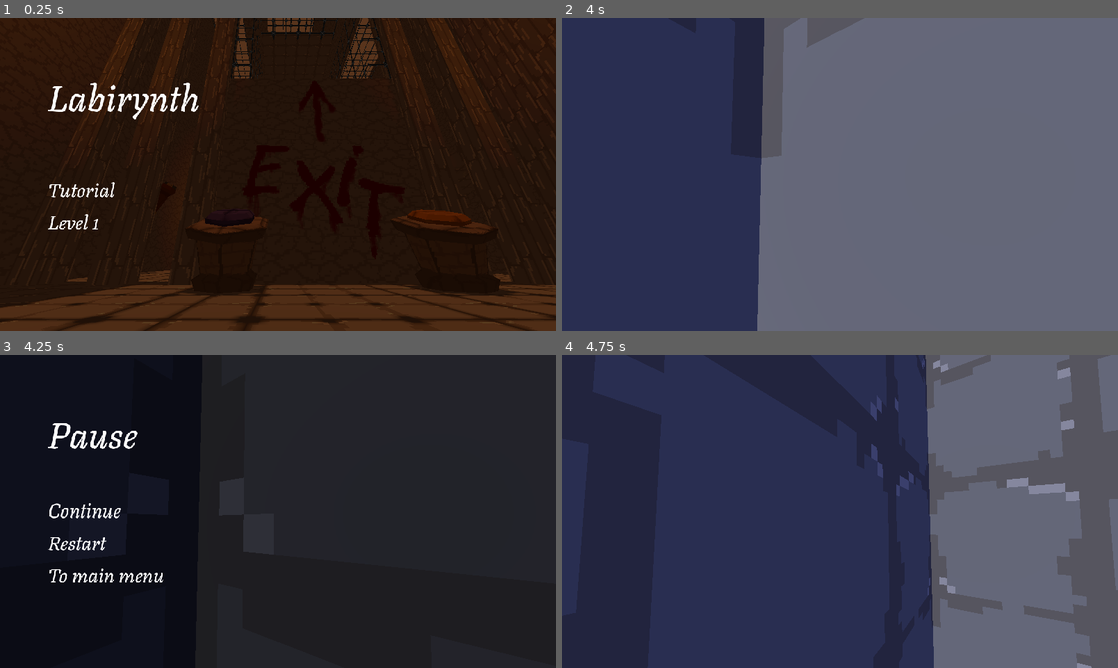
Above: before the commit, frames 1-4 (two rows, left to right).
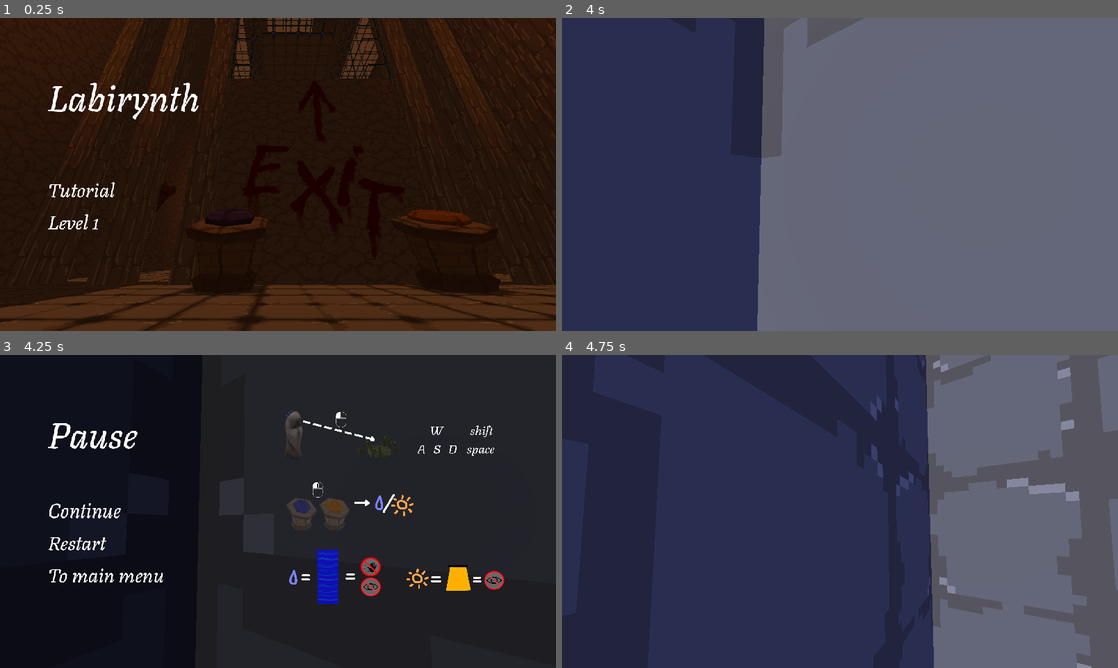
Above: after the commit, the same moments.

Repository: ThreeCoffees/HackYeah2025
Game: Godot game, scene res://levels/main_menu.tscn
Two runs of this game, one before a commit and one after it. Both use one fixed random seed, a clock stepped at 60 frames per second and the inputs below.
Inputs (mouse positions are in pixels of both pictures, inside the frame that each line leads up to):
- Up to frame 1 (0.25 s): no input
- Up to frame 2 (4 s): move the mouse to (723, 187) at 0.52 s; hold D (move_right) 0.53-1.28 s; click (723, 187) at 0.6 s; tap Space (jump) at 0.77, 1.52, 3.02, 3.77 s; move the mouse to (812, 174) at 1.27 s; hold W (move_forward) from 1.28 s (still down); click (812, 174) at 1.35 s; move the mouse to (851, 168) at 2.02 s; click (851, 168) at 2.1 s; move the mouse to (834, 180) at 2.77 s; click (834, 180) at 2.85 s; tap Enter at 3.5 s; move the mouse to (878, 177) at 3.52 s; click (878, 177) at 3.6 s
- Up to frame 3 (4.25 s): keep holding W (move_forward); tap Escape (pause) at 4.15 s
- Up to frame 4 (4.75 s): move the mouse to (723, 508) at 4.27 s; release W (move_forward) at 4.28 s; hold A (move_left) from 4.28 s (still down); click (723, 508) at 4.35 s; tap Space (jump) at 4.52 s

Frames 1-2 are identical in both runs. In frame 3, 2.9% of the frame differs, in the area x 51-91%, y 17-80%; in frame 4, nothing differs.

Commit message:
added pause tutorial

Diff:
--- a/ui/PauseMenu.tscn
+++ b/ui/PauseMenu.tscn
@@ -1,8 +1,9 @@
-[gd_scene load_steps=4 format=3 uid="uid://bc8aagpd2mxau"]
+[gd_scene load_steps=5 format=3 uid="uid://bc8aagpd2mxau"]
 
 [ext_resource type="Script" uid="uid://dh8jkvqods02" path="res://ui/pause_menu.gd" id="1_c7v6e"]
 [ext_resource type="FontFile" uid="uid://cxrrbcifna6m1" path="res://assets/Texturina-Italic-VariableFont_opsz,wght.ttf" id="2_4dg4t"]
 [ext_resource type="Script" uid="uid://wockr5qc1wdb" path="res://ui/pause_menu_button.gd" id="3_1q10k"]
+[ext_resource type="Texture2D" uid="uid://br1rfirfror0e" path="res://assets/pause_tutorial.png" id="4_4dg4t"]
 
 [node name="PauseMenu" type="Control"]
 layout_mode = 3
@@ -77,9 +78,19 @@
 fit_content = true
 script = ExtResource("3_1q10k")
 
-[node name="CenterContainer" type="CenterContainer" parent="MarginContainer/HBoxContainer"]
+[node name="CenterContainer" type="Control" parent="MarginContainer/HBoxContainer"]
 layout_mode = 2
 size_flags_horizontal = 3
+
+[node name="TextureRect" type="TextureRect" parent="MarginContainer/HBoxContainer/CenterContainer"]
+layout_mode = 1
+anchors_preset = 15
+anchor_right = 1.0
+anchor_bottom = 1.0
+grow_horizontal = 2
+grow_vertical = 2
+texture = ExtResource("4_4dg4t")
+expand_mode = 3
 
 [connection signal="clicked" from="MarginContainer/HBoxContainer/VBoxContainer/VBoxContainer2/Continue" to="." method="resume_game"]
 [connection signal="clicked" from="MarginContainer/HBoxContainer/VBoxContainer/VBoxContainer2/Restart" to="." method="restart_game"]
Binary file added: assets/pause_tutorial.png
Not shown, added: assets/pause_tutorial.png.import
